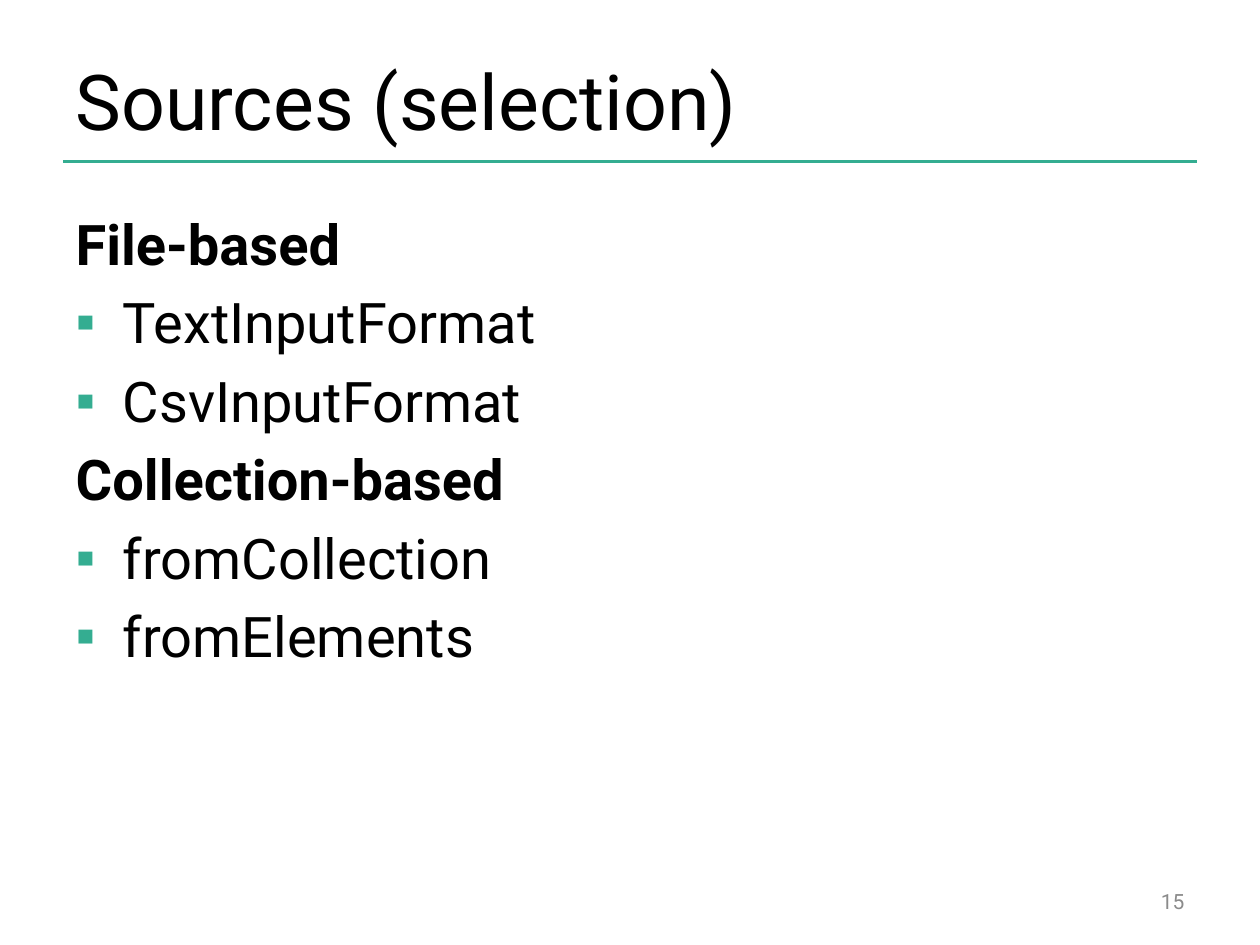
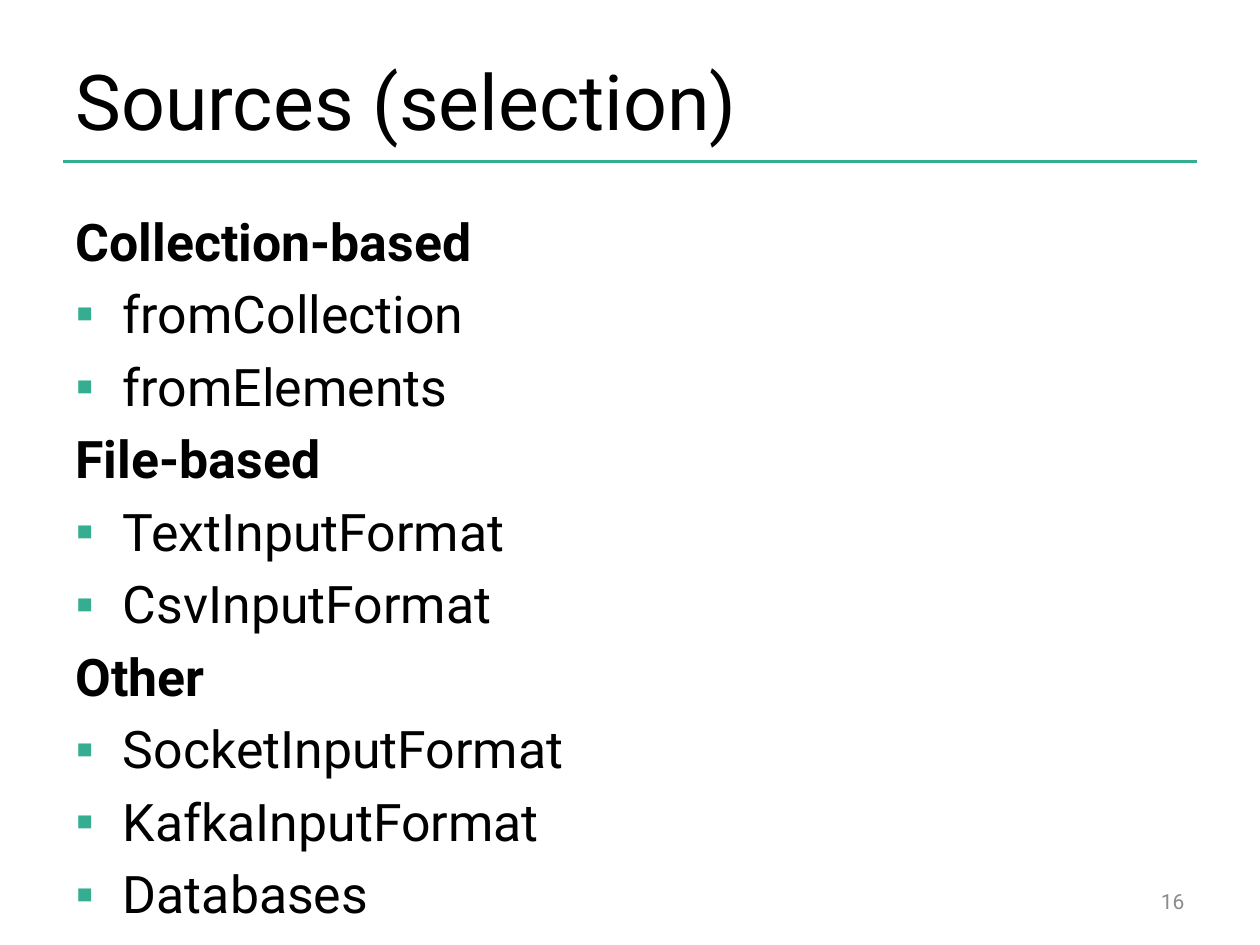
Before and after one commit to dataArtisans/flink-training-web, a slide deck: slide 16 of slides/flink_overview.pptx (slide 15 before the commit). Drawn at 1260x945 pixels with LibreOffice and Linux fonts; fonts in the diff are those of the drawing; background and template pictures are left out. Boxes give left, top, right and bottom in pixels: in the first picture for what was removed or moved away, otherwise in the second. Text is boxed around its words. In the diff, an @@ line names an element or a change of style, - is before the commit and + after.

```diff
--- a/slides/flink_overview.pptx
+++ b/slides/flink_overview.pptx
@@ text at (x1=76, y1=222, x2=472, y2=407): paragraphs added @@
+Collection-based
+▪ fromCollection
+▪ fromElements
@@ text at (x1=76, y1=439, x2=504, y2=634): size 32 to 29.6 pt in "File-based", "TextInputFormat", "CsvInputFormat" @@
@@ text at (x1=76, y1=657, x2=563, y2=852): text changed; size 32 to 29.6 pt @@
-Collection-based
-▪ fromCollection
-▪ fromElements
+Other
+▪ SocketInputFormat
+▪ KafkaInputFormat
+▪ Databases
@@ page number at (x1=1161, y1=894, x2=1185, y2=909): text changed @@
-15
+16
```
Also in this commit, not shown: 5 other slides changed, 2 slides added, 3 slides removed.
